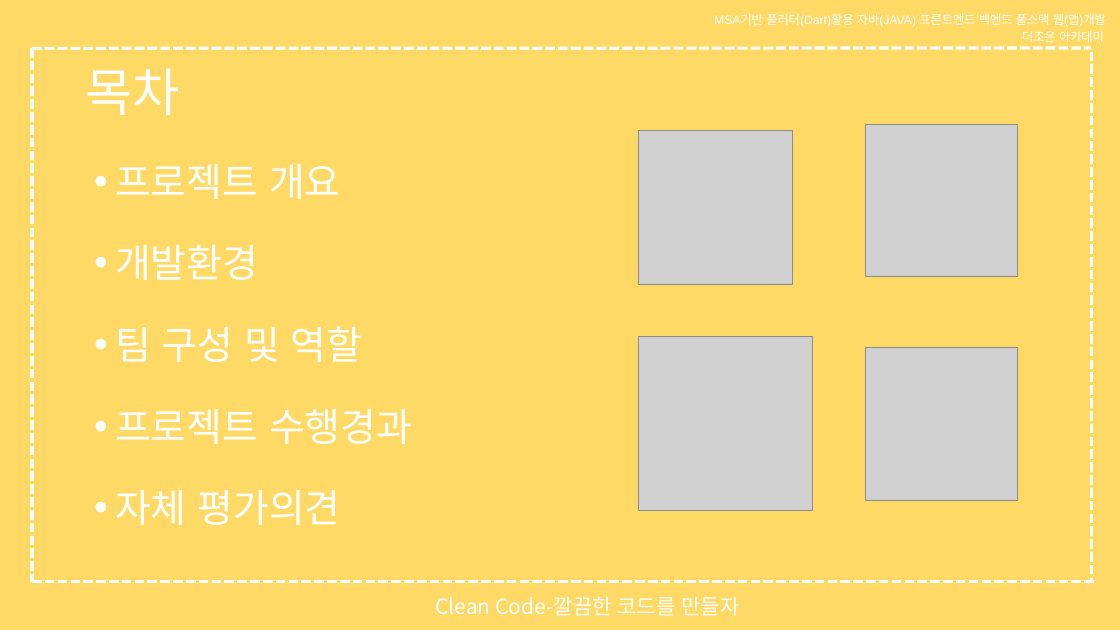
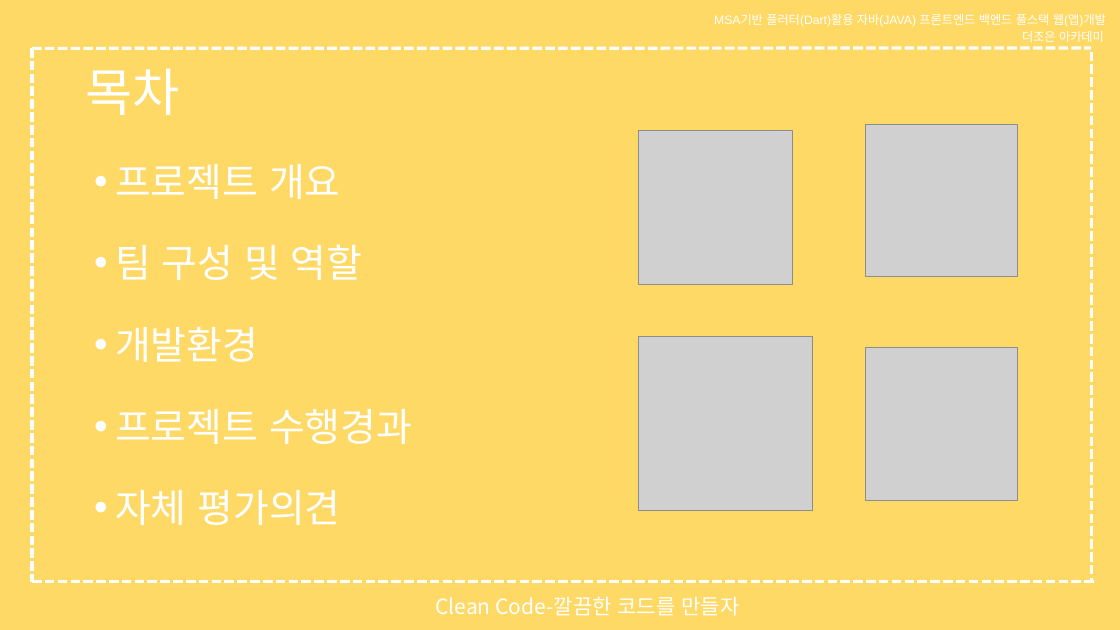
Before and after one commit to Gyu-wonOh/work, a slide deck: slide 2 of 프로젝트/종합예약 웹페이지 서비스.pptx. Drawn at 1120x630 pixels with LibreOffice and Linux fonts; fonts in the diff are those of the drawing; grey boxes stand for pictures. Boxes give left, top, right and bottom in pixels: in the first picture for what was removed or moved away, otherwise in the second. Text is boxed around its words. In the diff, an @@ line names an element or a change of style, - is before the commit and + after.

```diff
--- a/프로젝트/종합예약 웹페이지 서비스.pptx
+++ b/프로젝트/종합예약 웹페이지 서비스.pptx
@@ text at (x1=115, y1=244, x2=363, y2=280): paragraph added @@
+• 팀 구성 및 역할
@@ text at (x1=115, y1=326, x2=363, y2=362): paragraph removed @@
-• 팀 구성 및 역할
```
Also in this commit, not shown: 4 other slides changed, 2 slides added.
